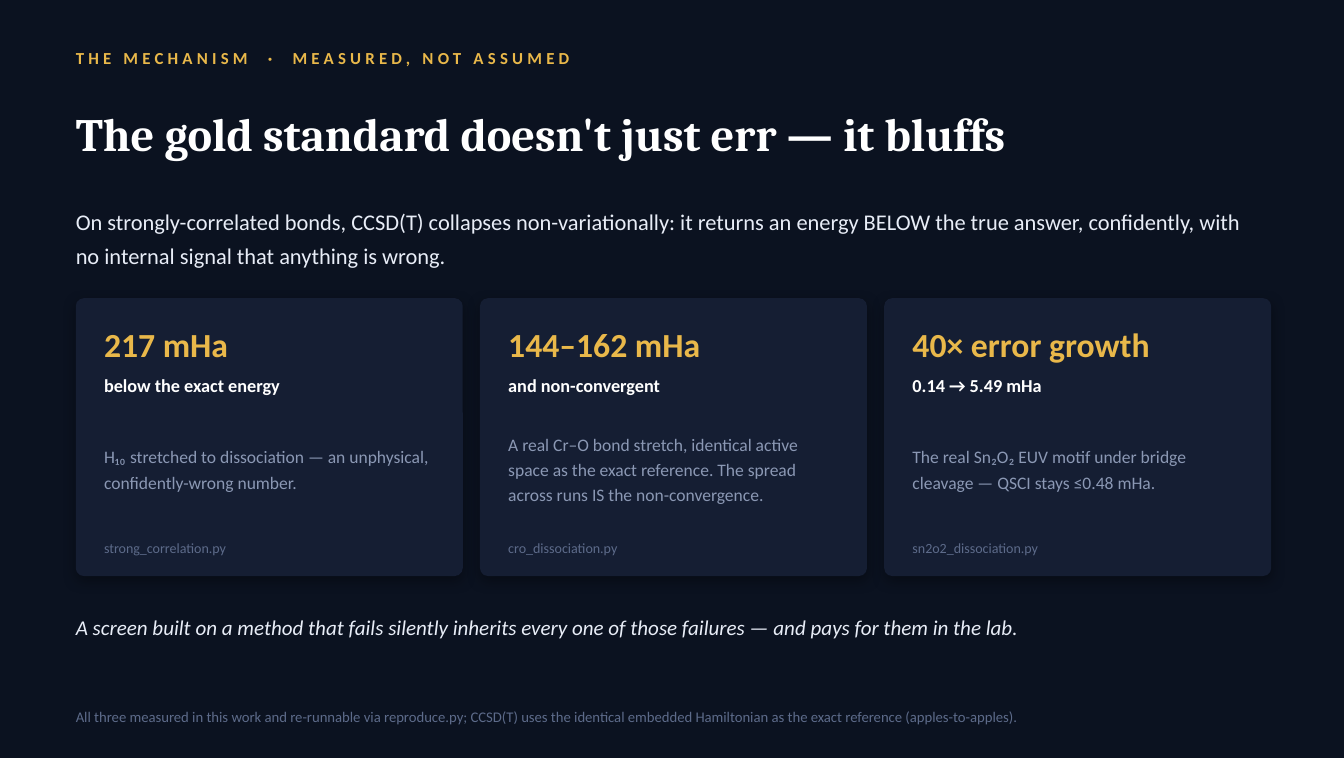
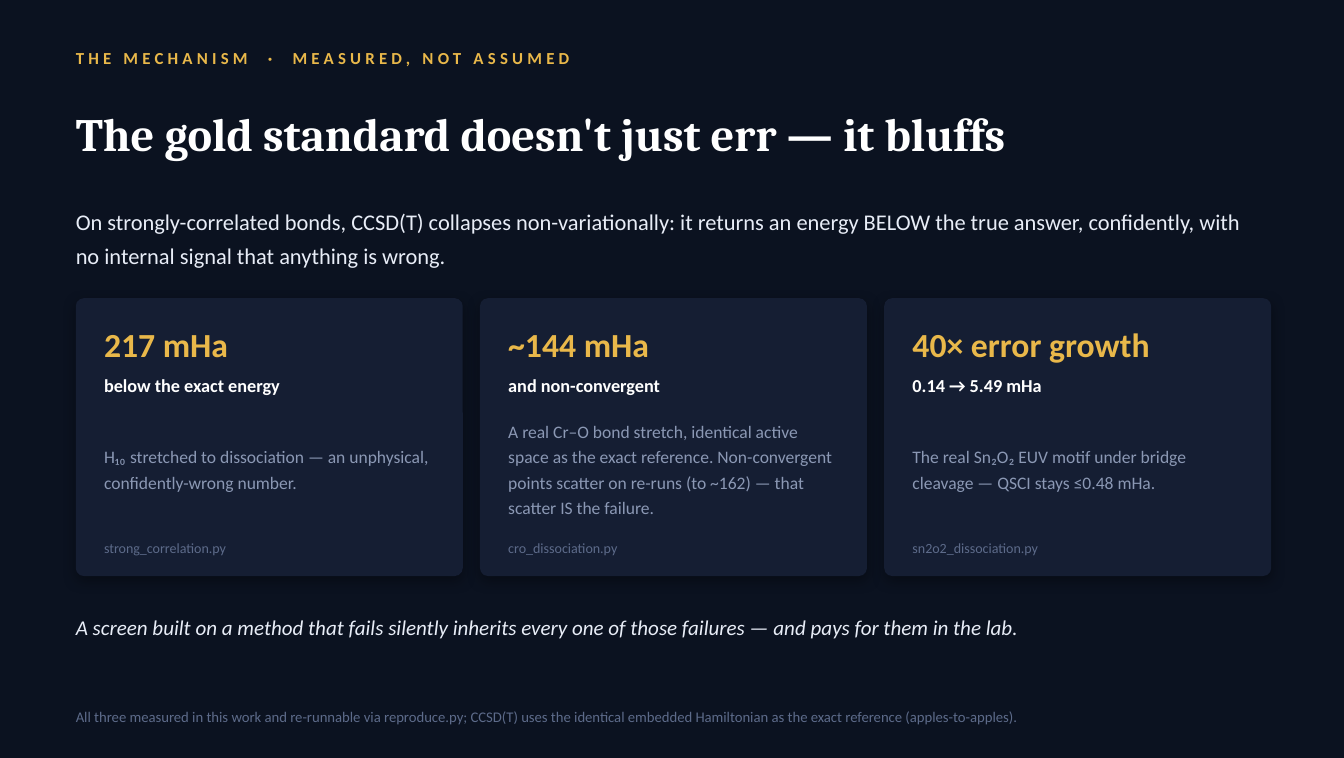
Before and after one commit to christianmetzl/potomac_advancedmaterials, a slide deck: slide 3 of paper/EIGENNEXUS_MATGENQ_Value_Story.pptx. Drawn at 1344x758 pixels with LibreOffice and Linux fonts; fonts in the diff are those of the drawing. Boxes give left, top, right and bottom in pixels: in the first picture for what was removed or moved away, otherwise in the second. Text is boxed around its words. In the diff, an @@ line names an element or a change of style, - is before the commit and + after.

```diff
--- a/paper/EIGENNEXUS_MATGENQ_Value_Story.pptx
+++ b/paper/EIGENNEXUS_MATGENQ_Value_Story.pptx
@@ text at (508,335,649,358): text changed @@
-144–162 mHa
+~144 mHa
@@ text at (508,426,832,514): text changed @@
-A real Cr–O bond stretch, identical active space as the exact reference. The spread across runs IS the non-convergence.
+A real Cr–O bond stretch, identical active space as the exact reference. Non-convergent points scatter on re-runs (to ~162) — that scatter IS the failure.
```
Also in this commit, not shown: 7 other files.
